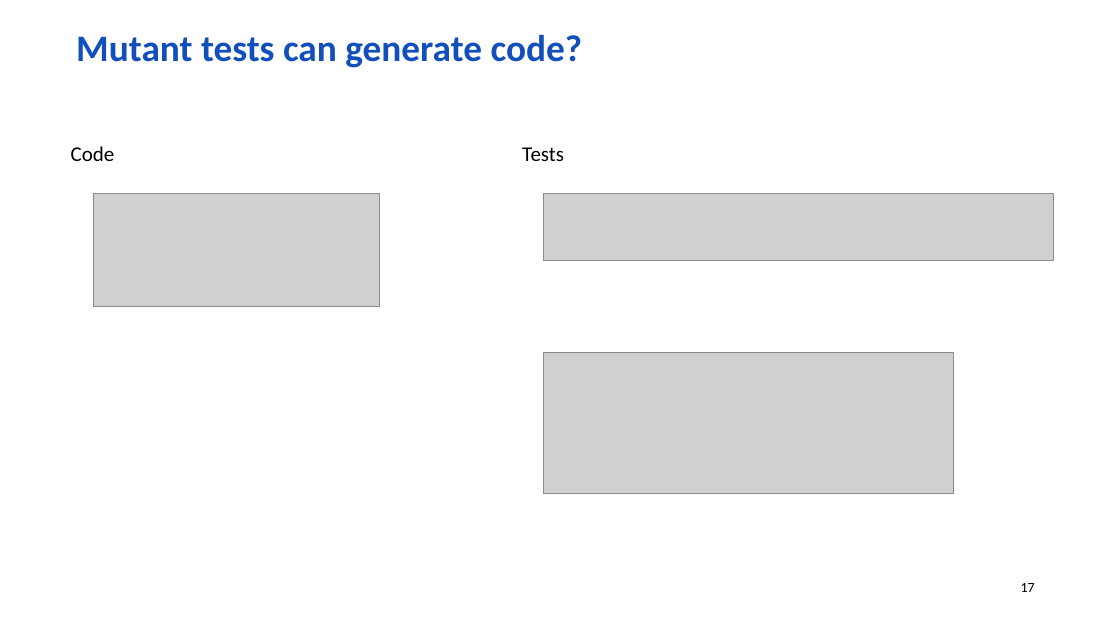
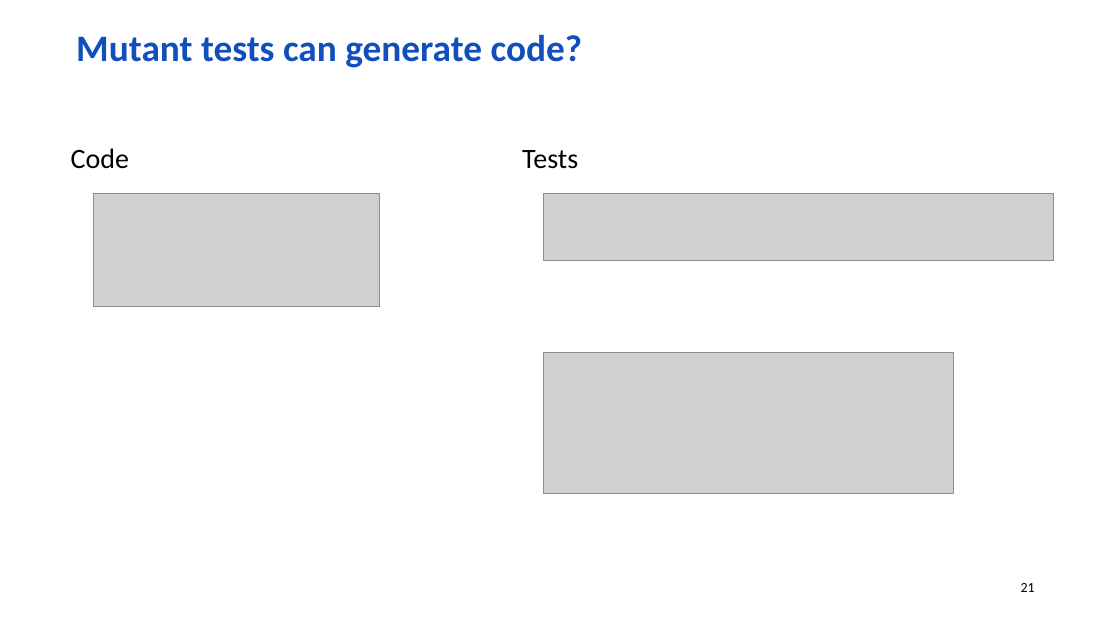
Before and after one commit to wolf-off/Stryker-demo, a slide deck: slide 21 of Mutation.pptx (slide 17 before the commit). Drawn at 1120x630 pixels with LibreOffice and Linux fonts; fonts in the diff are those of the drawing; grey boxes stand for pictures; background and template pictures are left out. Boxes give left, top, right and bottom in pixels: in the first picture for what was removed or moved away, otherwise in the second. Text is boxed around its words. In the diff, an @@ line names an element or a change of style, - is before the commit and + after.

```diff
--- a/Mutation.pptx
+++ b/Mutation.pptx
@@ text "Code" at [71,148,129,169]: size 18 to 24 pt @@
@@ text "Tests" at [522,150,578,169]: size 18 to 24 pt @@
@@ page number at [1021,583,1035,592]: text changed @@
-17
+21
```
Also in this commit, not shown: 10 other slides changed, 5 slides added, 1 other file.
